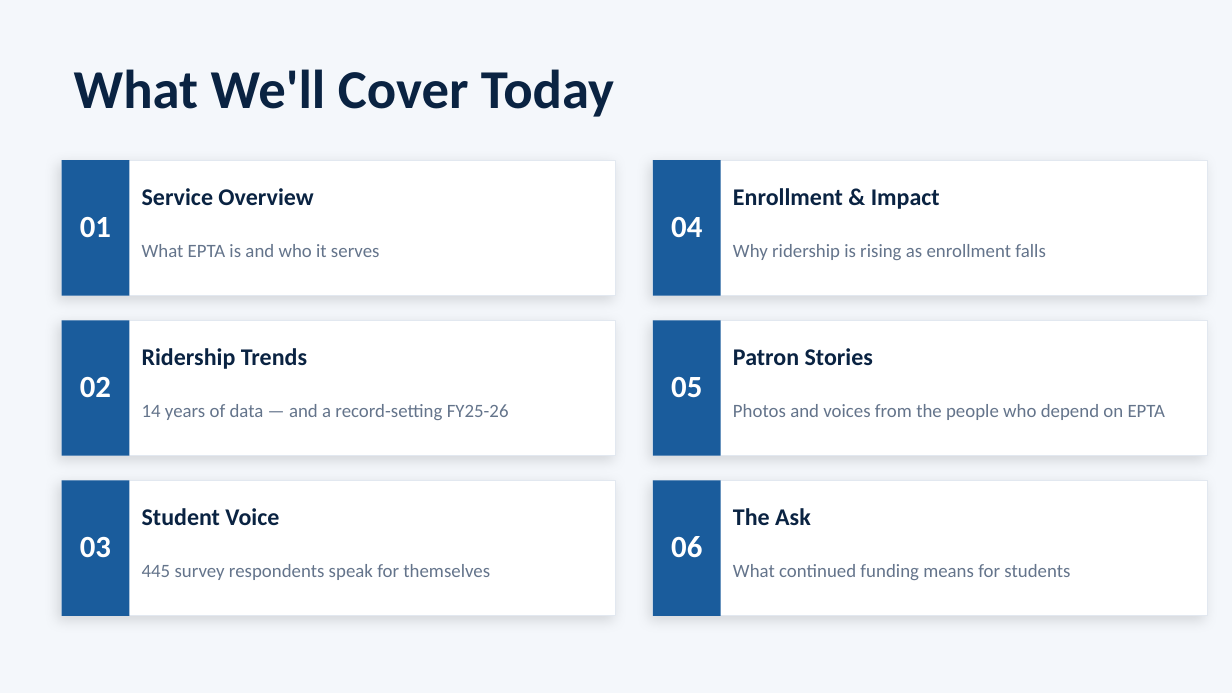
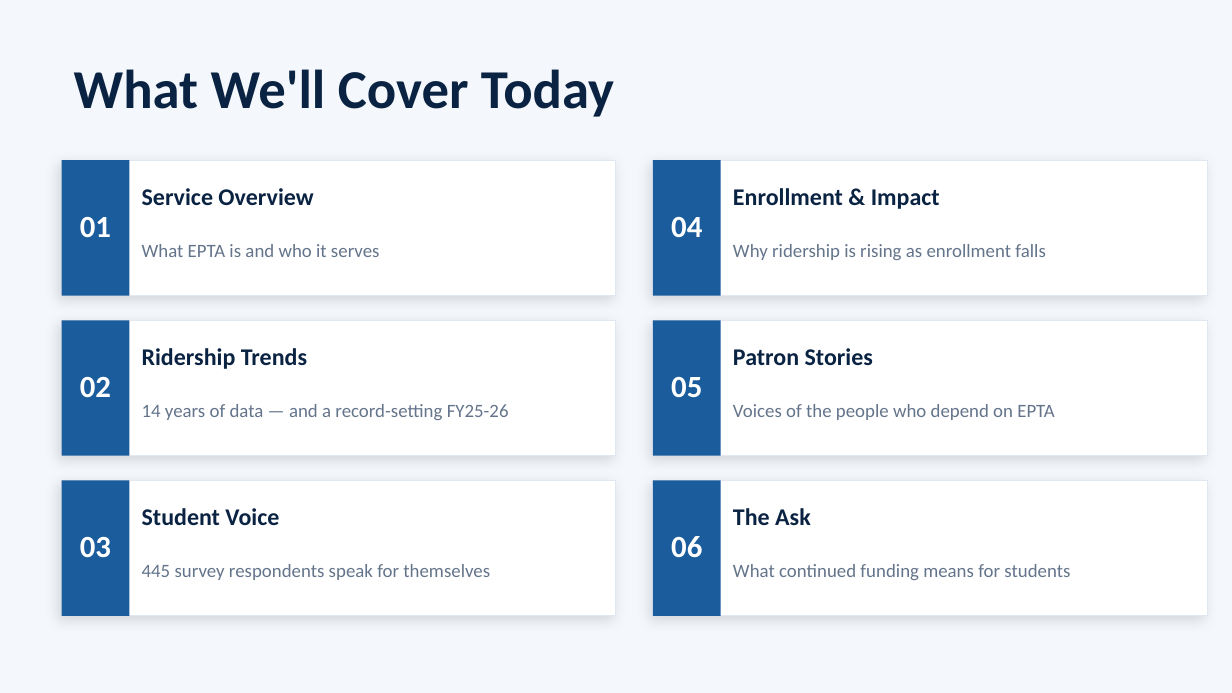
Before and after one commit to meekerwv-boop/Epta_Capstone, a slide deck: slide 2 of EPTA/EPTA_Funding_Case_2025.pptx. Drawn at 1232x693 pixels with LibreOffice and Linux fonts; fonts in the diff are those of the drawing. Boxes give left, top, right and bottom in pixels: in the first picture for what was removed or moved away, otherwise in the second. Text is boxed around its words. In the diff, an @@ line names an element or a change of style, - is before the commit and + after.

Commit message:
final for release

```diff
--- a/EPTA/EPTA_Funding_Case_2025.pptx
+++ b/EPTA/EPTA_Funding_Case_2025.pptx
@@ text at (733, 404, 1054, 420): text changed @@
-Photos and voices from the people who depend on EPTA
+Voices of the people who depend on EPTA
```
